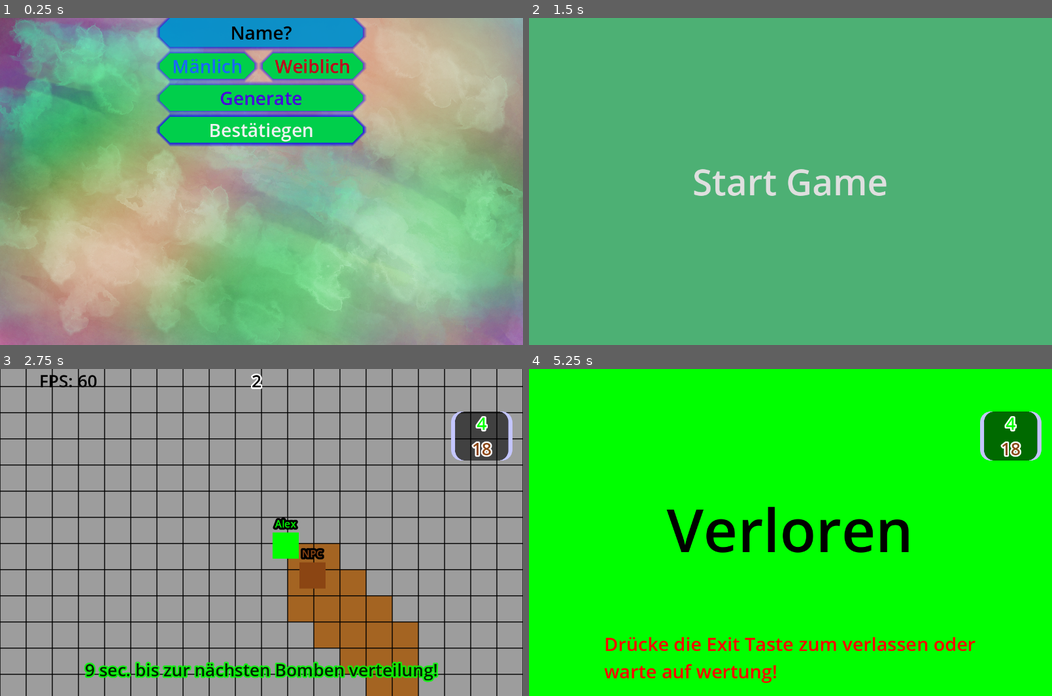
Above: before the commit, frames 1-4 (two rows, left to right).
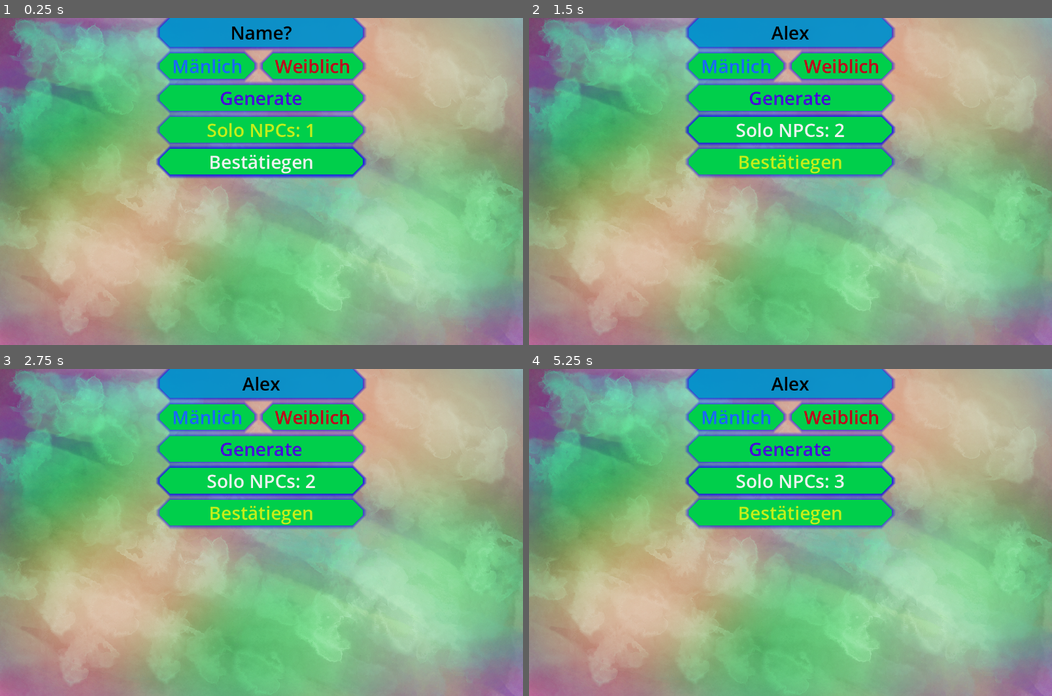
Above: after the commit, the same moments.

Repository: NIK-98/Paint_The_Ground
Game: Godot game, scene res://sceens/level.tscn
Two runs of this game, one before a commit and one after it. Both use one fixed random seed, a clock stepped at 60 frames per second and the inputs below. This scene is started directly instead of the project's main scene.
Inputs (mouse positions are in pixels of both pictures, inside the frame that each line leads up to):
- Up to frame 1 (0.25 s): no input
- Up to frame 2 (1.5 s): click (790, 31) at 0.52 s; type "Alex" at 0.6 s; click (790, 129) at 1.25 s, where only the run after the commit has a clickable "Solo NPCs: 1"
- Up to frame 3 (2.75 s): click (261, 532) at 2 s, where only the run before the commit has a clickable "Start Game"
- Up to frame 4 (5.25 s): click (790, 480) at 2.75 s, where only the run after the commit has a clickable "Solo NPCs: 2"; click (790, 480) at 3.5 s, where only the run after the commit has a clickable "Solo NPCs: 3"; click (790, 480) at 4.25 s, where only the run after the commit has a clickable "Solo NPCs: 1"; click (790, 480) at 5 s, where only the run after the commit has a clickable "Solo NPCs: 2"

The runs differ from the first frame. In frame 1, 4.9% of the frame differs, in the area x 29-70%, y 29-49%; in frame 2, 93%; in frame 3, 94%; in frame 4, 100%, in the area x 0-100%, y 0-100%.
Error before the commit: Attempt to call function 'get_node' in base 'null instance' on a null instance. (res://scripts/level.gd:191)
Error after the commit: Attempt to call function 'get_node' in base 'null instance' on a null instance. (res://scripts/level.gd:194)

Commit message:
kileinere bug fixes, solo mode mit bis zu 3(je mehr des so schwierieger), timer reset und bugfixes

Diff:
--- a/project.godot
+++ b/project.godot
@@ -47,6 +47,7 @@
 [global_group]
 
 player=""
+npc=""
 
 [input]
 
--- a/sceens/floor.tscn
+++ b/sceens/floor.tscn
@@ -9,6 +9,8 @@
 [ext_resource type="Texture2D" uid="uid://csr6aotfq45ee" path="res://assets/ground/ground_violet.png" id="6_p585f"]
 [ext_resource type="Texture2D" uid="uid://csprtcrt63mm3" path="res://assets/ground/ground_yellow.png" id="7_6oai7"]
 [ext_resource type="Texture2D" uid="uid://b1qqjf573lna5" path="res://assets/ground/ground_npc1.png" id="8_rv1no"]
+[ext_resource type="Texture2D" uid="uid://b2ymwestttjmb" path="res://assets/ground/ground_npc2.png" id="9_dv2y2"]
+[ext_resource type="Texture2D" uid="uid://db5eormp323i2" path="res://assets/ground/ground_npc3.png" id="10_6ce4k"]
 
 [sub_resource type="TileSetAtlasSource" id="TileSetAtlasSource_wfxpn"]
 texture = ExtResource("1_j74ic")
@@ -50,6 +52,16 @@
 texture_region_size = Vector2i(64, 64)
 0:0/0 = 0
 
+[sub_resource type="TileSetAtlasSource" id="TileSetAtlasSource_es80q"]
+texture = ExtResource("9_dv2y2")
+texture_region_size = Vector2i(64, 64)
+0:0/0 = 0
+
+[sub_resource type="TileSetAtlasSource" id="TileSetAtlasSource_ei8ad"]
+texture = ExtResource("10_6ce4k")
+texture_region_size = Vector2i(64, 64)
+0:0/0 = 0
+
 [sub_resource type="TileSet" id="TileSet_6pxfk"]
 tile_size = Vector2i(64, 64)
 physics_layer_0/collision_layer = 1
@@ -61,6 +73,8 @@
 sources/5 = SubResource("TileSetAtlasSource_jh5d0")
 sources/6 = SubResource("TileSetAtlasSource_1s3c3")
 sources/7 = SubResource("TileSetAtlasSource_8sgj5")
+sources/8 = SubResource("TileSetAtlasSource_es80q")
+sources/9 = SubResource("TileSetAtlasSource_ei8ad")
 
 [node name="floor" type="TileMapLayer"]
 use_parent_material = true
--- a/sceens/level.tscn
+++ b/sceens/level.tscn
@@ -129,7 +129,7 @@
 Button/styles/pressed = SubResource("StyleBoxFlat_57cek")
 
 [sub_resource type="Theme" id="Theme_ywke1"]
-Button/colors/font_color = Color(0.768627, 1, 0.101961, 1)
+Button/colors/font_color = Color(0.768627, 0.937255, 0.101961, 1)
 Button/font_sizes/font_size = 45
 Button/fonts/font = SubResource("SystemFont_8s71y")
 Button/styles/focus = SubResource("StyleBoxFlat_57cek")
@@ -350,6 +350,10 @@
 theme = SubResource("Theme_4qfo0")
 text = "Generate"
 
+[node name="npcs" type="Button" parent="loby/CenterContainer/VBoxContainer"]
+layout_mode = 2
+theme = SubResource("Theme_ywke1")
+
 [node name="Enter" type="Button" parent="loby/CenterContainer/VBoxContainer"]
 layout_mode = 2
 theme = SubResource("Theme_ywke1")
@@ -375,6 +379,7 @@
 [connection signal="pressed" from="loby/CenterContainer/VBoxContainer/HBoxContainer/J" to="loby" method="_on_j_pressed"]
 [connection signal="pressed" from="loby/CenterContainer/VBoxContainer/HBoxContainer/M" to="loby" method="_on_m_pressed"]
 [connection signal="pressed" from="loby/CenterContainer/VBoxContainer/Random" to="loby" method="_on_random_pressed"]
+[connection signal="pressed" from="loby/CenterContainer/VBoxContainer/npcs" to="loby" method="_on_npcs_pressed"]
 [connection signal="pressed" from="loby/CenterContainer/VBoxContainer/Enter" to="loby" method="_on_enter_pressed"]
 [connection signal="timeout" from="Timer" to="." method="_on_timer_timeout"]
 [connection signal="timeout" from="Timerende" to="." method="_on_timerende_timeout"]
--- a/sceens/npc.tscn
+++ b/sceens/npc.tscn
@@ -28,7 +28,7 @@
 properties/5/spawn = true
 properties/5/replication_mode = 1
 
-[node name="NPC" type="CharacterBody2D" groups=["player"]]
+[node name="NPC" type="CharacterBody2D" groups=["npc", "player"]]
 script = ExtResource("1_85ml5")
 
 [node name="Name" type="Label" parent="."]
@@ -62,6 +62,7 @@
 replication_config = SubResource("SceneReplicationConfig_y5w6s")
 
 [node name="Timer" type="Timer" parent="."]
+wait_time = 120.0
 autostart = true
 
 [connection signal="timeout" from="Timer" to="." method="_on_timer_timeout"]
--- a/scripts/Global.gd
+++ b/scripts/Global.gd
@@ -2,4 +2,6 @@
 
 var Spielfeld_Size = Vector2(1280*2,800*2)
 const Spawn_bomben_limit = 3
+var npcs_anzahl = 3
+var count_npcs = 1
 var Gameover = false
--- a/scripts/level.gd
+++ b/scripts/level.gd
@@ -95,7 +95,7 @@
 	var player = player_sceen.instantiate()
 	player.name = str(id)
 	get_node("Players").add_child(player, true)
-	add_score(id)
+	add_score(id, false)
 	playerlist.append(id)
 
 
@@ -132,17 +132,20 @@
 
 
 func spawn_npc():
-	var new_npc = npc.instantiate()
-	new_npc.name = "npc"
-	get_node("Players").add_child(new_npc, true)
-	add_score(new_npc.name)
-
-
-func add_score(id):
+	for i in range(Global.count_npcs):
+		var new_npc = npc.instantiate()
+		new_npc.name = "NPC1"
+		get_node("Players").add_child(new_npc, true)
+		add_score(new_npc.name, true)
+
+
+func add_score(id, npc: bool):
 	var new_score_label = score_label.instantiate()
 	new_score_label.set("theme_override_colors/font_color",get_node("Players").get_node(str(id)).get_node("Color").color)
 	new_score_label.name = str(id)
 	get_node("Werten/PanelContainer/Wertung").add_child(new_score_label, true)
+	if npc:
+		new_score_label.is_npc = npc
 
 
 func del_score(id):
@@ -266,6 +269,9 @@
 		return
 	get_node("Scoreboard").update_scoreboard()
 	get_node("Scoreboard/CanvasLayer").visible = true
-	if get_node("Players").has_node("npc"):
-		get_node("Players/npc").queue_free()
-		get_node("Werten/PanelContainer/Wertung/npc").queue_free()
+	for n in get_node("Players").get_children():
+		if n.is_in_group("npc"):
+			n.queue_free()
+	for n in get_node("Werten/PanelContainer/Wertung").get_children():
+		if n.is_npc:
+			n.queue_free()
--- a/scripts/loby.gd
+++ b/scripts/loby.gd
@@ -116,6 +116,7 @@
 
 func _ready():
 	visible = true
+	$CenterContainer/VBoxContainer/npcs.text = str("Solo NPCs: ",Global.count_npcs)
 	reset_loby()
 
 func _process(_delta):
@@ -182,7 +183,9 @@
 		return
 	if multiplayer.is_server():
 		OS.alert("Server beendet!")
-		get_parent().del_score(get_parent().get_node("Players/npc"))
+		for n in get_parent().get_node("Werten/PanelContainer/Wertung").get_children():
+			if n.is_npc:
+				n.queue_free()
 		get_parent().exittree()
 		multiplayer.multiplayer_peer.close()
 		multiplayer.multiplayer_peer = null
@@ -274,3 +277,10 @@
 		$CenterContainer/VBoxContainer/name_input.text = curent_list.pick_random()
 	else:
 		OS.alert("Mänlich oder Weiblich Wällen", "Auswahl")
+
+
+func _on_npcs_pressed():
+	Global.count_npcs += 1
+	if Global.count_npcs > Global.npcs_anzahl:
+		Global.count_npcs = 1
+	$CenterContainer/VBoxContainer/npcs.text = str("Solo NPCs: ",Global.count_npcs)
--- a/scripts/npc.gd
+++ b/scripts/npc.gd
@@ -18,12 +18,14 @@
 var direction_sehen: Vector2
 var direction_volgen: Vector2
 var direction_flucht: Vector2
+var SPEED = 2
 var dir: Vector2
 @export var paint_radius = 2
 
 # Called when the node enters the scene tree for the first time.
 func _ready():
 	color_change()
+	$Name.text = str(name)
 	position = Vector2(randi_range(npc_spawn_grenze,Global.Spielfeld_Size.x-npc_spawn_grenze-$Color.size.x),randi_range(npc_spawn_grenze,Global.Spielfeld_Size.y-npc_spawn_grenze-$Color.size.y))
 
 func _physics_process(delta):
@@ -46,7 +48,7 @@
 			paint.rpc()
 			score_counter.rpc()
 
-			velocity = move()*delta
+			velocity = move_npc()*delta
 
 			if position.x < get_node("Color").size.x:
 				velocity.x = 1
@@ -68,10 +70,21 @@
 
 func color_change():
 	for i in range(len(get_parent().get_children())):
-		if get_parent().get_node(str(name)) != null and i == 0:
+		if get_parent().get_node(str(name)) != null and i == 1:
 			color_cell = 7
 			get_node("Color").set_color(Color.SADDLE_BROWN)
 			get_node("Name").set("theme_override_colors/font_color",Color.SADDLE_BROWN)
+			SPEED = 2
+		if get_parent().get_node(str(name)) != null and i == 2:
+			color_cell = 8
+			get_node("Color").set_color(Color.ORANGE)
+			get_node("Name").set("theme_override_colors/font_color",Color.ORANGE)
+			SPEED = 2.5
+		if get_parent().get_node(str(name)) != null and i == 3:
+			color_cell = 9
+			get_node("Color").set_color(Color.HOT_PINK)
+			get_node("Name").set("theme_override_colors/font_color",Color.HOT_PINK)
+			SPEED = 3
 
 
 func change_paint_rad():
@@ -107,10 +120,10 @@
 				i.visible = true
 
 
-func move():
-	direction_sehen = ((get_parent().get_child(0).position + get_parent().get_child(0).velocity * vorhersage_zeit) - position) * 2
-	direction_volgen = (get_parent().get_child(0).position - position) * 2
-	direction_flucht = (position - get_parent().get_child(0).position) * 2
+func move_npc():
+	direction_sehen = ((get_parent().get_child(0).position + get_parent().get_child(0).velocity * vorhersage_zeit) - position) * SPEED
+	direction_volgen = (get_parent().get_child(0).position - position) * SPEED
+	direction_flucht = (position - get_parent().get_child(0).position) * SPEED
 	if random == 1:
 		direction_sehen.normalized()
 		return direction_sehen
--- a/scripts/score_label.gd
+++ b/scripts/score_label.gd
@@ -3,6 +3,7 @@
 @onready var map = get_parent().get_parent().get_parent().get_parent().get_node("floor")
 @onready var Players = get_parent().get_parent().get_parent().get_parent().get_node("Players")
 
+var is_npc = false
 
 @rpc("any_peer","call_local")
 func wertung(id):
--- a/scripts/scoreboard.gd
+++ b/scripts/scoreboard.gd
@@ -41,12 +41,13 @@
 
 func update_scoreboard():
 	if loaded:
-		if get_parent().get_node("loby").player_conect_count == 1 and get_parent().get_node("loby").count_players_wait == 1:
-			$CanvasLayer/CenterContainer/PanelContainer/MarginContainer/VBoxContainer/HBoxContainer/score.text = str(get_parent().get_node("Werten/PanelContainer/Wertung").get_node("npc").text)
-			$CanvasLayer/CenterContainer/PanelContainer/MarginContainer/VBoxContainer/Spieler.text = str("Spieler: ",get_parent().get_node("Players").get_node("npc").get_node("Name").text)
-			sync_list.rpc([get_parent().get_node("Werten/PanelContainer/Wertung").get_node("npc").text.to_int(), get_parent().get_node("Players").get_node("npc").get_node("Name").text])
-			$CanvasLayer/CenterContainer/PanelContainer/MarginContainer/VBoxContainer/HBoxContainer/score.set("theme_override_colors/font_color",get_parent().get_node("Players").get_node("npc").get_node("Color").color)
-			$CanvasLayer/CenterContainer/PanelContainer/MarginContainer/VBoxContainer/Spieler.set("theme_override_colors/font_color",get_parent().get_node("Players").get_node("npc").get_node("Color").color)
+		for n in get_parent().get_node("Players").get_children():
+			if n.has_method("move_npc") and get_parent().get_node("loby").player_conect_count == 1 and get_parent().get_node("loby").count_players_wait == 1:
+				$CanvasLayer/CenterContainer/PanelContainer/MarginContainer/VBoxContainer/HBoxContainer/score.text = str(get_parent().get_node("Werten/PanelContainer/Wertung").get_node(str(n.name)).text)
+				$CanvasLayer/CenterContainer/PanelContainer/MarginContainer/VBoxContainer/Spieler.text = str("Spieler: ",get_parent().get_node("Players").get_node(str(n.name)).get_node("Name").text)
+				sync_list.rpc([get_parent().get_node("Werten/PanelContainer/Wertung").get_node(str(n.name)).text.to_int(), get_parent().get_node("Players").get_node(str(n.name)).get_node("Name").text])
+				$CanvasLayer/CenterContainer/PanelContainer/MarginContainer/VBoxContainer/HBoxContainer/score.set("theme_override_colors/font_color",get_parent().get_node("Players").get_node(str(n.name)).get_node("Color").color)
+				$CanvasLayer/CenterContainer/PanelContainer/MarginContainer/VBoxContainer/Spieler.set("theme_override_colors/font_color",get_parent().get_node("Players").get_node(str(n.name)).get_node("Color").color)
 		$CanvasLayer/CenterContainer/PanelContainer/MarginContainer/VBoxContainer/HBoxContainer/score.text = str(get_parent().get_node("Werten/PanelContainer/Wertung").get_node(str(multiplayer.get_unique_id())).text)
 		$CanvasLayer/CenterContainer/PanelContainer/MarginContainer/VBoxContainer/Spieler.text = str("Spieler: ",get_parent().get_node("Players").get_node(str(multiplayer.get_unique_id())).get_node("Name").text)
 		sync_list.rpc([get_parent().get_node("Werten/PanelContainer/Wertung").get_node(str(multiplayer.get_unique_id())).text.to_int(), get_parent().get_node("Players").get_node(str(multiplayer.get_unique_id())).get_node("Name").text])
Binary file added: assets/ground/ground_npc2.png
Not shown, added: assets/ground/ground_npc2.png.import
Binary file added: assets/ground/ground_npc3.png
Not shown, added: assets/ground/ground_npc3.png.import
Not shown: 1 places in sceens/floor.tscn that only renumber resources
Not shown, added: assets/ground/ground_npc2.pyxel
Not shown, added: assets/ground/ground_npc3.pyxel
